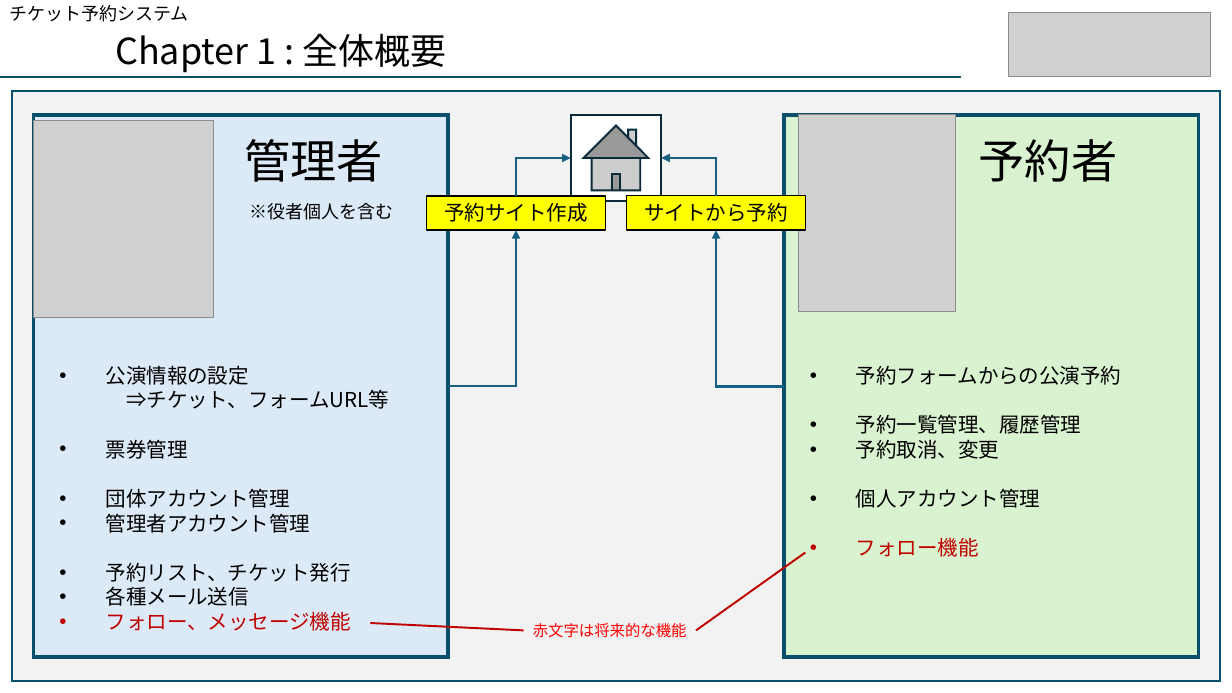
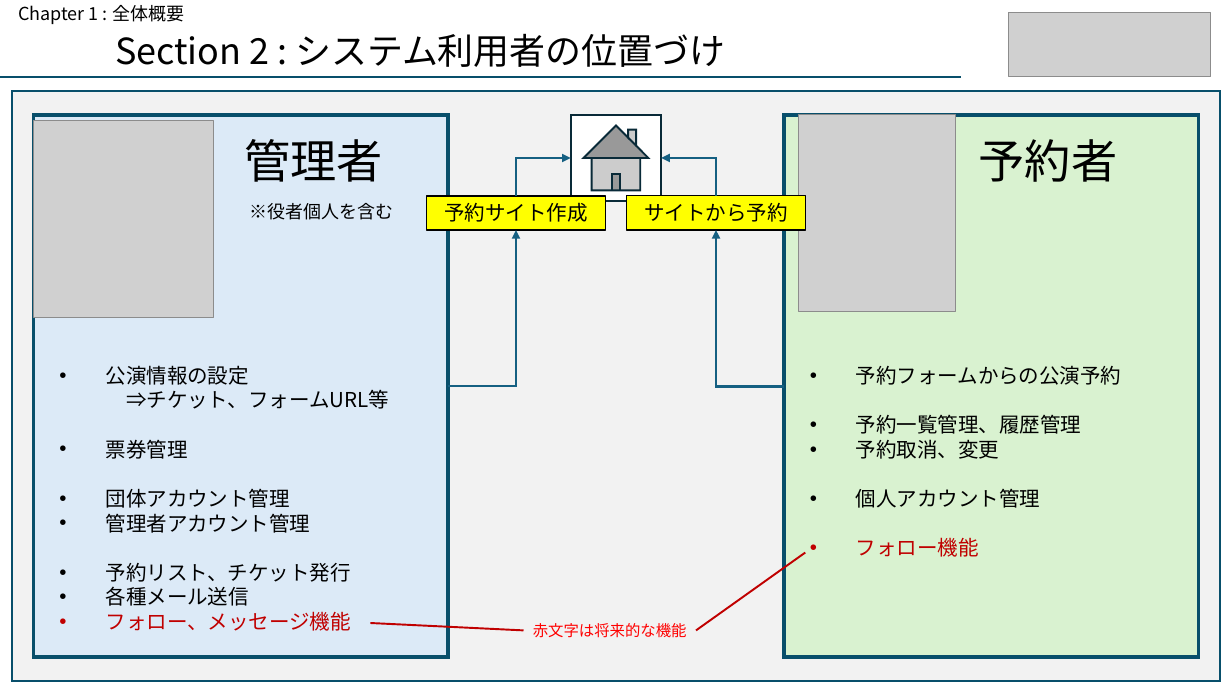
Before and after one commit to aokib7605/resat_sql, a slide deck: slide 4 of りざっと案件_仕様概要書.pptx. Drawn at 1232x693 pixels with LibreOffice and Linux fonts; fonts in the diff are those of the drawing; grey boxes stand for pictures. Boxes give left, top, right and bottom in pixels: in the first picture for what was removed or moved away, otherwise in the second. Text is boxed around its words. In the diff, an @@ line names an element or a change of style, - is before the commit and + after.

```diff
--- a/りざっと案件_仕様概要書.pptx
+++ b/りざっと案件_仕様概要書.pptx
@@ text at box(18, 5, 184, 24): text changed @@
-チケット予約システム
+Chapter 1 : 全体概要
@@ text at box(115, 33, 725, 67): text changed @@
-Chapter 1 : 全体概要
+Section 2 : システム利用者の位置づけ
```
Also in this commit, not shown: 4 other slides changed, 3 slides added, 17 other files.
